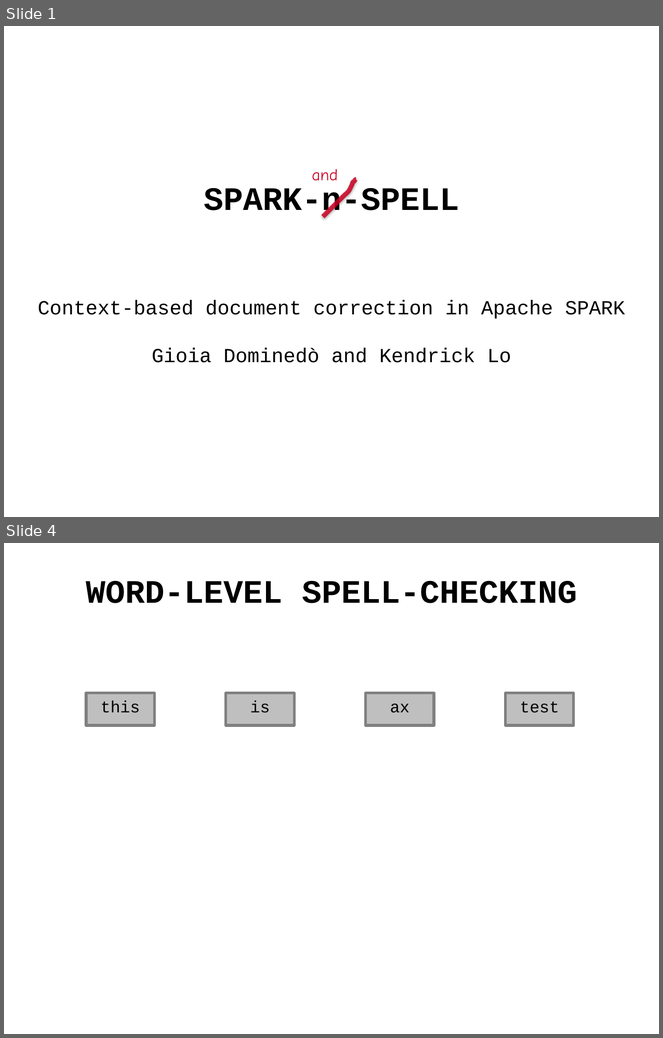
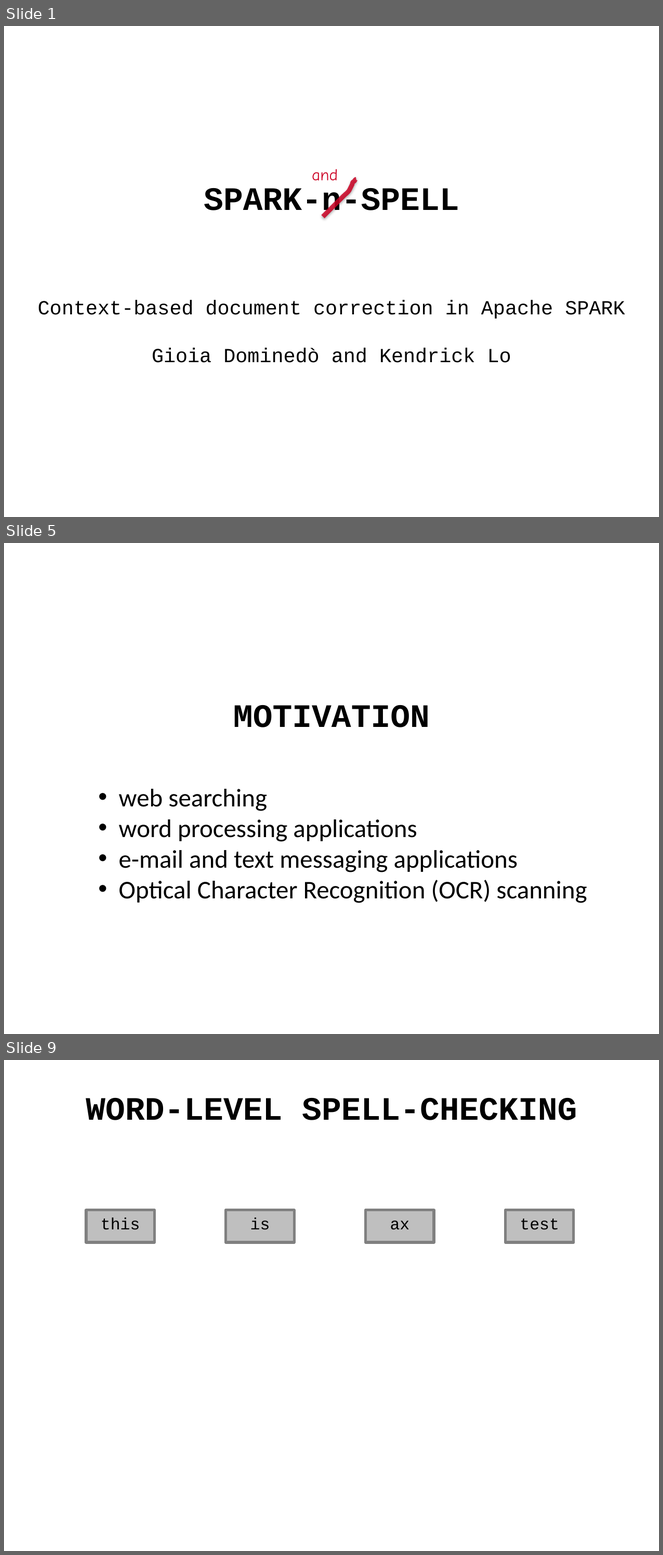
Before and after one commit to andy-wagner/spark-n-spell, a slide deck: gioia/screencast/screencast.pptx. Shown one above the other, each under a label of ours: slides 1 and 4 before the commit, slides 1, 5 and 9 after it; the slides between them are not shown. The pictures are 663x1038 and 663x1555 pixels, drawn with LibreOffice and Linux fonts; fonts in the diff are those of the drawing. Boxes give left, top, right and bottom in pixels: in the first picture for what was removed or moved away, otherwise in the second. Text is boxed around its words. In the diff, an @@ line names an element or a change of style, - is before the commit and + after.

```diff
--- a/gioia/screencast/screencast.pptx
+++ b/gioia/screencast/screencast.pptx
@@ slide 5 added at [4, 543, 659, 1034], background #FFFFFF @@
@@ text added at [233, 705, 430, 728], 36 pt, text #000000, bold @@
+MOTIVATION
@@ text added at [119, 789, 587, 903], 28 pt, text #000000 @@
+• web searching
+• word processing applications
+• e-mail and text messaging applications
+• Optical Character Recognition (OCR) scanning
@@ what was slide 4 is now slide 9 @@
```
Also in this commit, not shown: 7 other slides added, 2 slides removed.
